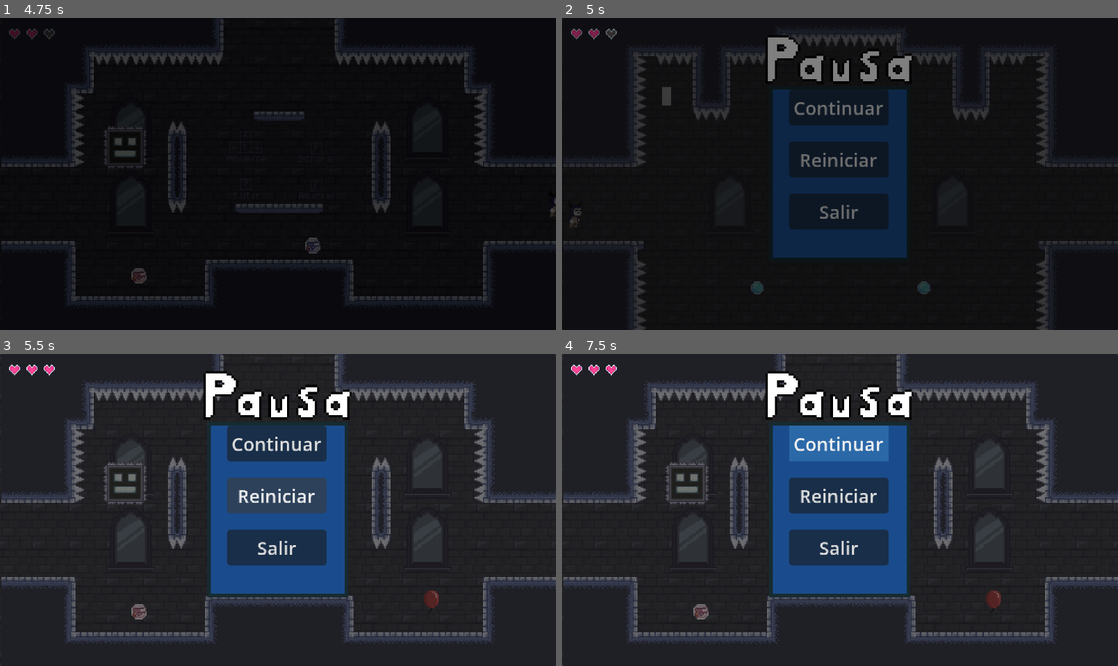
Above: before the commit, frames 1-4 (two rows, left to right).
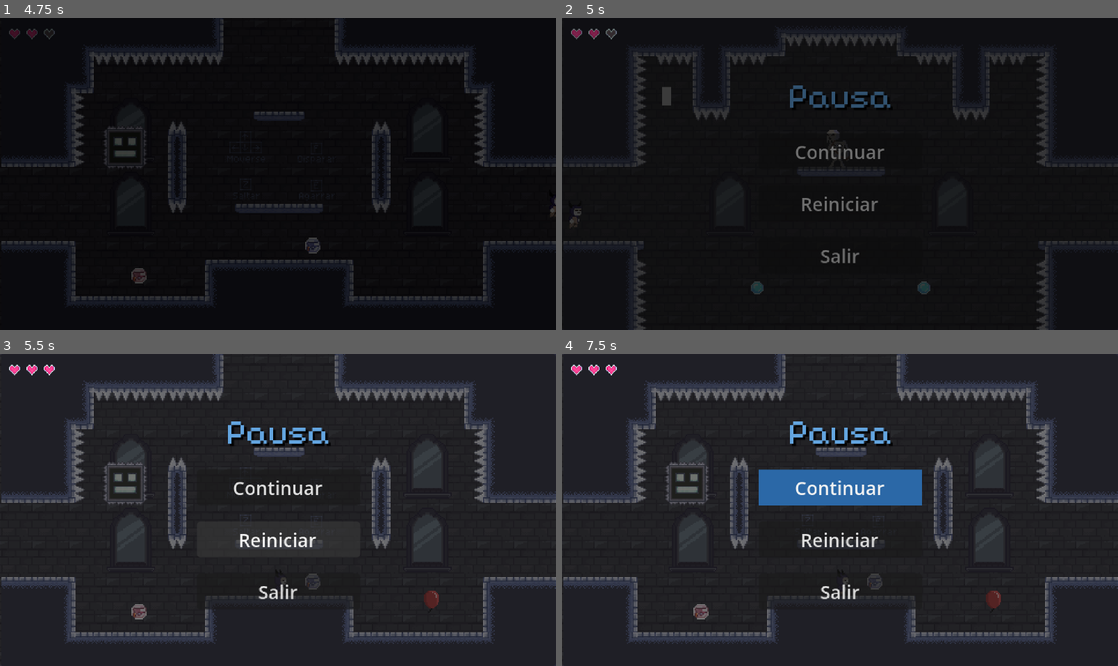
Above: after the commit, the same moments.

Repository: darwin712/RISE-UP
Game: Godot game, scene res://escenas/Menu/menu.tscn
Same seed, same stepped clock (60 frames per second), same inputs: the game is played once before the commit and once after it.
Inputs:
- Up to frame 1 (4.75 s): click "JUGAR" at 0.5 s; tap Enter at 1.25 s; hold Down (agacharse) 1.28-2.03 s; hold Right (Mover_derecha) 1.28-2.78 s; tap Z (Saltar) at 1.52, 2.27, 3.77, 4.52 s; tap E (agarrar) at 2.1, 4.35 s; hold Left (Mover_izquierda) 2.78-3.53 s; hold F (shoot) 2.78-3.53 s; hold Right (Mover_derecha) from 3.53 s (still down); tap Down (agacharse) at 3.6 s
- Up to frame 2 (5 s): keep holding Right (Mover_derecha); tap Escape (pausa) at 4.9 s
- Up to frame 3 (5.5 s): release Right (Mover_derecha) at 5 s; click "Reiniciar" at 5 s
- Up to frame 4 (7.5 s): click "Reiniciar" at 5.75 s; click "Reiniciar" at 6.5 s; click "Continuar" at 7.25 s

Frame 1 is identical in both runs. In frame 2, 10% of the frame differs, in the area x 36-64%, y 5-79%; in frame 3, 15%; in frame 4, 16%, in the area x 35-65%, y 5-82%.
Error in both runs: Invalid access to property or key 'process_frame' on a base object of type 'null instance'. (res://escenas/reusos/jugadorScripts.gd:92)

Commit message:
Correccion

Diff:
--- a/escenas/UI/Pausa/pausaScript.gd
+++ b/escenas/UI/Pausa/pausaScript.gd
@@ -24,6 +24,6 @@
 
 
 func _on_btn_salir_pressed() -> void:
-	pausa()
+	get_tree().paused = false
 	visible = false
 	get_tree().change_scene_to_file("res://escenas/Menu/menu.tscn")
Not shown: 1 places in escenas/reusos/Pausa.tscn that only renumber resources
Not shown: 1 places in escenas/reusos/pausa_pantalla.tscn that only renumber resources
